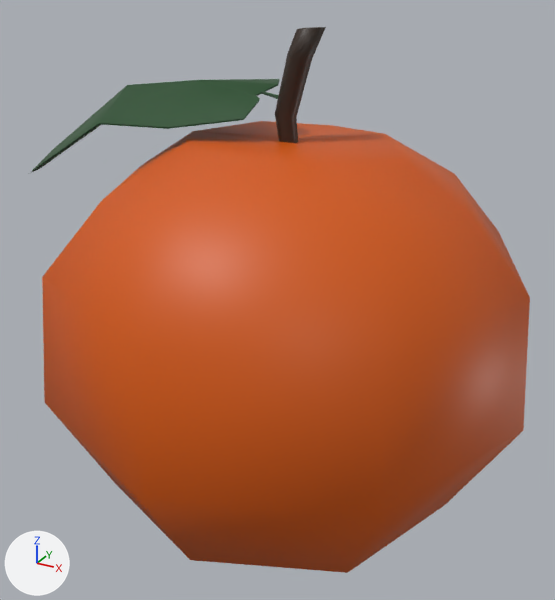
Renders of the FBX model orange.fbx from each side of a commit.
Rendered twice from a camera (50 mm lens) standing at (0.059, -0.1112, 0.1004) and looking at (-0.0032, 0.0019, 0.0438). The lights are fixed; the arrows at lower left show +X, +Y and +Z. Where no turn or scale is listed for an object, it has been applied to the vertices.

The scene before the commit, as lines of its bpy script (objects in view):
```python
mat_material_main = principled_material('Material_Main')
mat_material_main.texture = img_interiorcolourswatch_png  # with its transparency
me_scene = bpy.data.meshes.new('Scene')
me_scene.from_pydata(...)  # 130 vertices, 206 faces; spans x -0.0598..0.043, y -0.0435..0.0435, z 0.0002..0.0913
me_scene.materials.append(mat_material_main)  # picture img_interiorcolourswatch_png
ob_food_orange = bpy.data.objects.new('Food_Orange', me_scene)
ob_food_orange.location = (0.0, 0.0, 0.0)
```
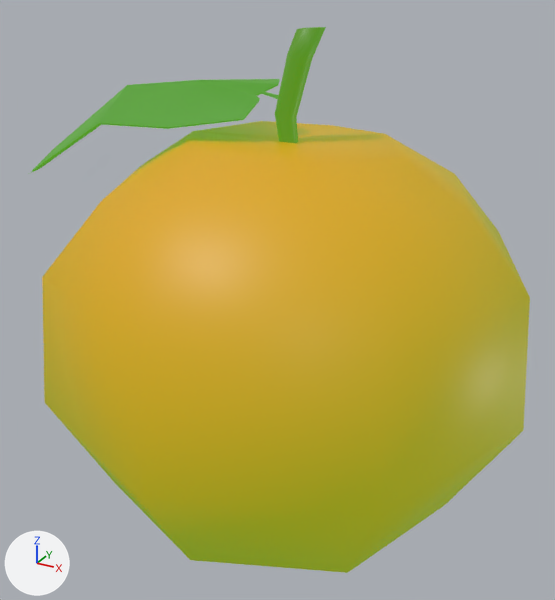
The newer file is also rescaled (x4.0) as a whole; pictures and numbers use the older file's frame.

What differs and where, as boxes [x1, y1, x2, y2] in the pictures (555 x 600 px):
'Food_Orange', recoloured, surface changed
    both: [31, 27, 530, 573]

What the commit changed:
In material 'Material_Main' (mat_material_main), emission_strength is now set to 1.0.
In material 'Material_Main' (mat_material_main), emission_color is now set to (0.0693, 0.268, 0.00556), green #4a8d11.
